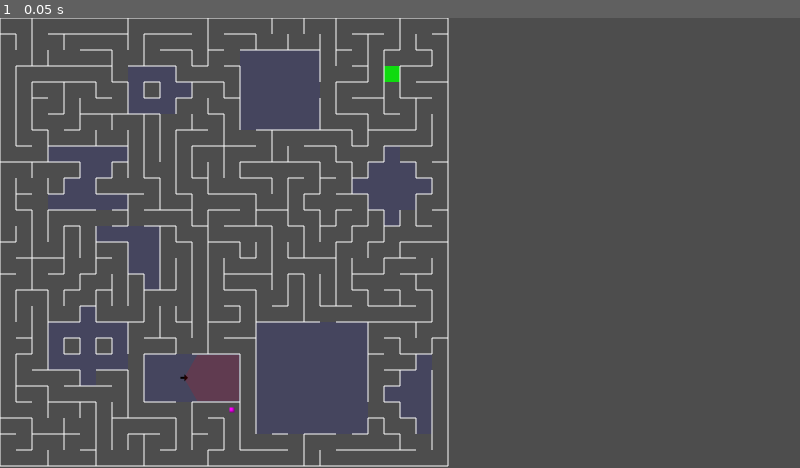
Above: before the commit, frame 1.
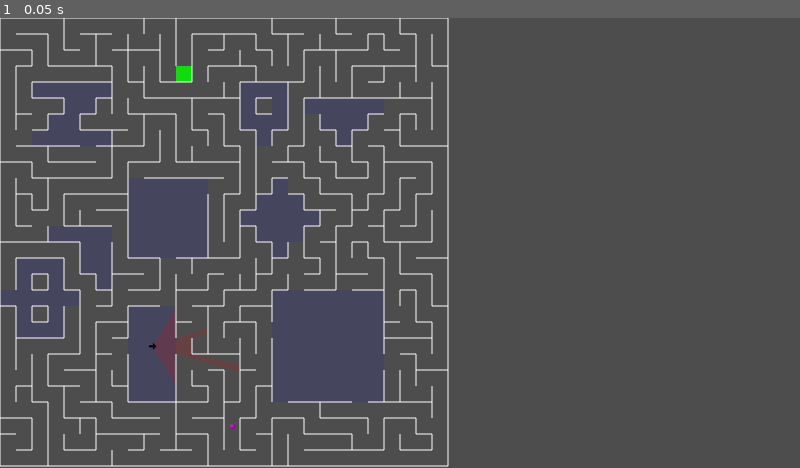
Above: after the commit, the same moment.

Repository: Bahbus/minotaur-maze
Game: Godot game, scene res://prototypes/Prototype.tscn
Same seed, same stepped clock (60 frames per second), same inputs: the game is played once before the commit and once after it.
Inputs:
- Up to frame 1 (0.05 s): no input

The runs differ from the first frame. In frame 1, 6.3% of the frame differs, in the area x 0-56%, y 0-100%.

Commit message:
Big optimization pass
-Refactored and optimized just about everything
-Changed maze generation starting point to random
-Slight increase in room exits for medium and large rooms

Diff:
--- a/src/data/maze.gd
+++ b/src/data/maze.gd
@@ -22,6 +22,10 @@
 var maze = []
 var stack = []
 var rooms = []
+var edge_map := {}
+
+var drawn_walls = []
+var cached_edges = []
 
 @export var player: CharacterBody2D
 @export var minotaur: CharacterBody2D
@@ -36,9 +40,12 @@
 	build_collision_shapes()
 	spawn_player()
 	spawn_minotaur()
+	stack.clear()
 
 # Create the initial array of cells
 func initialize_maze():
+	maze.clear()
+	rooms.clear()
 	for y in range(ROWS):
 		var row_data = []
 		for x in range(COLS):
@@ -53,17 +60,25 @@
 func place_rooms():
 	var available_rooms = RoomDefinitions.get_rooms()
 	available_rooms.shuffle()
+	var available_positions = []
+
+	# Build a list of all valid positions
+	for y in range(1, ROWS - 3):
+		for x in range(1, COLS - 3):
+			available_positions.append(Vector2i(x, y))
+
+	available_positions.shuffle()
+
 	for room in available_rooms:
 		var rotation_angle = [0, -90, 90, 180][randi() % 4]
 		var rotated_room = room.rotate(rotation_angle)
-		for attempt in range(20):
-			var pos = Vector2i(
-				randi() % (COLS - 3) + 1,
-				randi() % (ROWS - 3) + 1
-			)
+
+		# Try placing the room in available positions
+		for pos in available_positions:
 			if can_place_room(rotated_room, pos):
 				apply_room_to_grid(rotated_room, pos)
 				rooms.append({ "room": rotated_room, "position": pos })
+				available_positions.erase(pos)  # Remove used position
 				break
 
 func can_place_room(room, pos: Vector2i) -> bool:
@@ -95,7 +110,10 @@
 
 # Standard DFS maze generation
 func generate_maze():
-	var current_cell = Vector2i(0, 0)
+	var current_cell = Vector2i(randi() % COLS, randi() % ROWS)
+	while not is_type(current_cell, "path"):
+		current_cell = Vector2i(randi() % COLS, randi() % ROWS)
+
 	visit(current_cell)
 	stack.push_back(current_cell)
 	while stack.size() > 0:
@@ -129,22 +147,25 @@
 		print("Exit stairs placed at:", exit_pos)
 
 # Connect rooms to the maze
+# Optimize `connect_room_exits()` by reducing redundant calls
 func connect_room_exits():
 	for room_data in rooms:
 		var pos = room_data["position"]
 		var room = room_data["room"]
 		var perimeter = get_room_perimeter(room.cells, pos)
 		var potential_exits = []
+
 		for abs_pos in perimeter:
 			for offset in [Vector2i(0, -1), Vector2i(1, 0), Vector2i(0, 1), Vector2i(-1, 0)]:
 				var neighbor_pos = abs_pos + offset
-				if is_within_bounds(neighbor_pos) and not is_type(neighbor_pos, "room"):
-					if is_type(neighbor_pos, "path") and has_valid_maze_connection(neighbor_pos):
-						potential_exits.append({ "exit_pos": neighbor_pos, "room_pos": abs_pos })
+				if is_within_bounds(neighbor_pos) and is_type(neighbor_pos, "path"):
+					potential_exits.append({ "exit_pos": neighbor_pos, "room_pos": abs_pos })
+
 		var exit_count = calculate_exit_count(room, pos)
 		var valid_exits = potential_exits.filter(func(e): return not is_type(e["exit_pos"], "room"))
 		valid_exits.shuffle()
 		var chosen = select_non_adjacent_exits(valid_exits, exit_count)
+
 		for exit_data in chosen:
 			remove_wall_between(exit_data["room_pos"], exit_data["exit_pos"])
 
@@ -160,9 +181,8 @@
 	var min_exits = 2
 	var max_exits = max(2, get_room_perimeter(room.cells, pos).size() / 2)
 	var area = room.cells.size()
-	if area < 15:
-		return min_exits
-	return min(min_exits + floor((area - 15) / 10), max_exits)
+	var base_exits = max(2, round((area / 9)+1))
+	return clamp(base_exits, 2, max_exits)
 
 func get_room_perimeter(room_cells: Array, pos: Vector2i) -> Array:
 	var perimeter_cells = []
@@ -180,16 +200,28 @@
 func select_non_adjacent_exits(valid_exits, exit_count):
 	valid_exits.shuffle()
 	var selected = []
+	var occupied_positions := []
+
 	for exit_data in valid_exits:
 		var no_conflict = true
 		for e in selected:
-			if abs(e["exit_pos"].x - exit_data["exit_pos"].x) <= 1 and abs(e["exit_pos"].y - exit_data["exit_pos"].y) <= 1:
+			if abs(e["exit_pos"].x - exit_data["exit_pos"].x) <= 2 and abs(e["exit_pos"].y - exit_data["exit_pos"].y) <= 2:
 				no_conflict = false
 				break
 		if no_conflict:
 			selected.append(exit_data)
+			occupied_positions.append(exit_data["exit_pos"])
 			if selected.size() == exit_count:
 				break
+
+	# Ensure exits are distributed
+	if selected.size() < exit_count and valid_exits.size() > exit_count:
+		for exit_data in valid_exits:
+			if exit_data["exit_pos"] not in occupied_positions:
+				selected.append(exit_data)
+				if selected.size() == exit_count:
+					break
+
 	return selected
 
 # Remove walls between cells
@@ -209,6 +241,7 @@
 		maze[pos.y][pos.x]["walls"][wall_index] = state
 
 # Build rectangular collision shapes for each active wall
+# Optimize collision shape generation to prevent redundant colliders
 func build_collision_shapes():
 	var collision_body = StaticBody2D.new()
 	collision_body.set_collision_layer_value(1, true)
@@ -222,23 +255,27 @@
 			var base_pos = Vector2(x * CELL_SIZE, y * CELL_SIZE)
 			var walls = get_walls(cell_pos)
 			var wall_definitions = [
-				{ "wall": walls[0], "offset": Vector2(CELL_SIZE / 2, WALL_THICKNESS / 2), "extents": Vector2(CELL_SIZE / 2, WALL_THICKNESS / 2) },
-				{ "wall": walls[1], "offset": Vector2(CELL_SIZE - WALL_THICKNESS / 2, CELL_SIZE / 2), "extents": Vector2(WALL_THICKNESS / 2, CELL_SIZE / 2) },
-				{ "wall": walls[2], "offset": Vector2(CELL_SIZE / 2, CELL_SIZE - WALL_THICKNESS / 2), "extents": Vector2(CELL_SIZE / 2, WALL_THICKNESS / 2) },
-				{ "wall": walls[3], "offset": Vector2(WALL_THICKNESS / 2, CELL_SIZE / 2), "extents": Vector2(WALL_THICKNESS / 2, CELL_SIZE / 2) }
+				{ "wall": walls[0], "p1": base_pos, "p2": base_pos + Vector2(CELL_SIZE, 0) },
+				{ "wall": walls[1], "p1": base_pos + Vector2(CELL_SIZE, 0), "p2": base_pos + Vector2(CELL_SIZE, CELL_SIZE) },
+				{ "wall": walls[2], "p1": base_pos + Vector2(0, CELL_SIZE), "p2": base_pos + Vector2(CELL_SIZE, CELL_SIZE) },
+				{ "wall": walls[3], "p1": base_pos, "p2": base_pos + Vector2(0, CELL_SIZE) }
 			]
 			for w in wall_definitions:
 				if w["wall"]:
-					add_wall_collision(collision_body, base_pos + w["offset"], w["extents"])
+					var key = "%s_%s_%s_%s" % [str(w["p1"].x), str(w["p1"].y), str(w["p2"].x), str(w["p2"].y)]
+					if not edge_map.has(key):
+						edge_map[key] = true
+						add_wall_collision(collision_body, (w["p1"] + w["p2"]) / 2, abs(w["p2"] - w["p1"]) / 2)
 
 func add_wall_collision(parent: Node, pos: Vector2, extents: Vector2):
 	var shape = RectangleShape2D.new()
-	shape.extents = extents
+	shape.extents = Vector2(extents.x + WALL_THICKNESS / 2, extents.y + WALL_THICKNESS / 2)  # Adjusted for thickness
 	var collision_shape = CollisionShape2D.new()
 	collision_shape.shape = shape
 	collision_shape.position = pos
 	parent.add_child(collision_shape)
 
+# Optimize `find_valid_spawn_position()` using a flood-fill approach
 func find_valid_spawn_position(exit_pos: Vector2i) -> Vector2i:
 	var step_down = [0.75, 0.6, 0.5, 0.35]
 	for scaler in step_down:
@@ -248,17 +285,13 @@
 			for x in range(COLS):
 				var pos = Vector2i(x, y)
 				if is_type(pos, "path"):
-					if pos.distance_to(exit_pos) >= distance_threshold:
+					if pos.distance_to(exit_pos) >= distance_threshold and get_cell(pos).get("visited", false):
 						valid_positions.append(pos)
 		if valid_positions.size() > 0:
 			return valid_positions[randi() % valid_positions.size()]
 
 	# Fallback if none found
-	for y in range(ROWS):
-		for x in range(COLS):
-			var fallback_pos = Vector2i(x, y)
-			if is_type(fallback_pos, "path"):
-				return fallback_pos
+	print("Spawning fallback")
 	return Vector2i(0, 0)
 
 func spawn_player():
@@ -268,10 +301,10 @@
 	player.position = Vector2(
 		(spawn_pos.x + 0.5) * CELL_SIZE,
 		(spawn_pos.y + 0.5) * CELL_SIZE
-	)
+	) + Vector2(WALL_THICKNESS / 2, WALL_THICKNESS / 2)  # Offset to avoid edge clipping
 	player.maze = self
 	add_child(player)
-	print("Player spawned at:", spawn_pos)
+	print("Player spawned at: ", spawn_pos)
 
 func spawn_minotaur():
 	if rooms.is_empty():
@@ -285,12 +318,17 @@
 	minotaur.position = Vector2(
 		(abs_spawn.x + 0.5) * CELL_SIZE,
 		(abs_spawn.y + 0.5) * CELL_SIZE
-	)
+	) + Vector2(WALL_THICKNESS / 2, WALL_THICKNESS / 2)  # Offset for collision accuracy
 	minotaur.maze = self
 	add_child(minotaur)
-	print("Minotaur spawned at:", abs_spawn, " | Vantage should be (", (abs_spawn.x + 0.5) * CELL_SIZE, ", ", (abs_spawn.y + 0.5) * CELL_SIZE,")")
+	print("Minotaur spawned at: ", abs_spawn,)
 
 func _draw():
+	if drawn_walls.size() > 0:
+		for wall in drawn_walls:
+			draw_line(wall["start"], wall["end"], Color.WHITE, 2)
+		return
+
 	for y in range(ROWS):
 		for x in range(COLS):
 			var cell_pos = Vector2i(x, y)
@@ -298,17 +336,10 @@
 				continue
 			var base_pos = Vector2(x * CELL_SIZE, y * CELL_SIZE)
 			if is_type(cell_pos, "room"):
-				draw_rect(
-					Rect2(base_pos, Vector2(CELL_SIZE, CELL_SIZE)),
-					Color(0, 0, 1, 0.1),
-					true
-				)
+				draw_rect(Rect2(base_pos, Vector2(CELL_SIZE, CELL_SIZE)), Color(0, 0, 1, 0.1), true)
 			if is_type(cell_pos, "exit_stairs"):
-				draw_rect(
-					Rect2(base_pos, Vector2(CELL_SIZE, CELL_SIZE)),
-					Color(0, 1, 0, 0.8),
-					true
-				)
+				draw_rect(Rect2(base_pos, Vector2(CELL_SIZE, CELL_SIZE)), Color(0, 1, 0, 0.8), true)
+
 			var walls = get_cell(cell_pos).get("walls", [true, true, true, true])
 			var wall_positions = [
 				{ "start": base_pos, "end": base_pos + Vector2(CELL_SIZE, 0) },
@@ -316,14 +347,11 @@
 				{ "start": base_pos + Vector2(0, CELL_SIZE), "end": base_pos + Vector2(CELL_SIZE, CELL_SIZE) },
 				{ "start": base_pos, "end": base_pos + Vector2(0, CELL_SIZE) }
 			]
+
 			for dir in range(4):
 				if walls[dir]:
-					draw_line(
-						wall_positions[dir]["start"],
-						wall_positions[dir]["end"],
-						Color.WHITE,
-						2
-					)
+					drawn_walls.append(wall_positions[dir])
+					draw_line(wall_positions[dir]["start"], wall_positions[dir]["end"], Color.WHITE, 2)
 
 func visit(pos: Vector2i):
 	if is_within_bounds(pos):
@@ -385,7 +413,12 @@
 		_:
 			return true
 
+
+
 func gather_maze_edges() -> Array:
+	if cached_edges.size() > 0:
+		return cached_edges  # Use precomputed edges
+
 	var edge_map := {}
 	for y in range(ROWS):
 		for x in range(COLS):
@@ -395,40 +428,28 @@
 			var cell_top_left = Vector2(x * CELL_SIZE, y * CELL_SIZE)
 			var walls = get_walls(cell_pos)
 
-			# Top wall
-			if walls[0]:
-				var p1 = cell_top_left
-				var p2 = cell_top_left + Vector2(CELL_SIZE, 0)
-				add_edge(edge_map, p1, p2)
-
-			# Right wall
-			if walls[1]:
-				var p3 = cell_top_left + Vector2(CELL_SIZE, 0)
-				var p4 = cell_top_left + Vector2(CELL_SIZE, CELL_SIZE)
-				add_edge(edge_map, p3, p4)
-
-			# Bottom wall
-			if walls[2]:
-				var p5 = cell_top_left + Vector2(0, CELL_SIZE)
-				var p6 = cell_top_left + Vector2(CELL_SIZE, CELL_SIZE)
-				add_edge(edge_map, p5, p6)
-
-			# Left wall
-			if walls[3]:
-				var p7 = cell_top_left
-				var p8 = cell_top_left + Vector2(0, CELL_SIZE)
-				add_edge(edge_map, p7, p8)
-
-	var edges = []
-	for key in edge_map:
-		edges.append(edge_map[key])
-	return edges
+			if walls[0]: add_edge(edge_map, cell_top_left, cell_top_left + Vector2(CELL_SIZE, 0))
+			if walls[1]: add_edge(edge_map, cell_top_left + Vector2(CELL_SIZE, 0), cell_top_left + Vector2(CELL_SIZE, CELL_SIZE))
+			if walls[2]: add_edge(edge_map, cell_top_left + Vector2(0, CELL_SIZE), cell_top_left + Vector2(CELL_SIZE, CELL_SIZE))
+			if walls[3]: add_edge(edge_map, cell_top_left, cell_top_left + Vector2(0, CELL_SIZE))
+
+	cached_edges = edge_map.values()
+	return cached_edges
 
 func add_edge(edge_map: Dictionary, p1: Vector2, p2: Vector2) -> void:
-	if p2 < p1:
-		var temp = p1
-		p1 = p2
-		p2 = temp
-	var key = "%s_%s_%s_%s" % [str(p1.x), str(p1.y), str(p2.x), str(p2.y)]
+	# Expand the wall by thickness
+	var direction = (p2 - p1).normalized()  # Get direction of wall
+	var perpendicular = Vector2(-direction.y, direction.x) * (WALL_THICKNESS / 2)
+
+	# Offset edges slightly outward to match actual wall thickness
+	var thick_p1 = p1 - perpendicular
+	var thick_p2 = p2 + perpendicular
+
+	if thick_p2 < thick_p1:
+		var temp = thick_p1
+		thick_p1 = thick_p2
+		thick_p2 = temp
+
+	var key = "%s_%s_%s_%s" % [str(thick_p1.x), str(thick_p1.y), str(thick_p2.x), str(thick_p2.y)]
 	if not edge_map.has(key):
-		edge_map[key] = { "p1": p1, "p2": p2 }
+		edge_map[key] = { "p1": thick_p1, "p2": thick_p2 }
--- a/src/data/minotaur.gd
+++ b/src/data/minotaur.gd
@@ -2,7 +2,9 @@
 
 class_name Minotaur
 
+@onready var vision = $Vision
 @onready var vision_collision = $Vision/CollisionPolygon2D
+
 
 @export var move_speed: int = 40
 @export var charge_speed: int = 120
@@ -22,11 +24,12 @@
 var last_tile: Vector2i = Vector2i(-1, -1)
 
 func _ready():
-	var vision = $Vision
-	if vision:
-		vision.body_entered.connect(_on_vision_body_entered)
-	else:
-		print("❌ ERROR: Vision node not found!")
+	if not vision:
+		push_error("❌ ERROR: Vision node not found!")
+		set_physics_process(false) # Disable physics if Vision is missing
+		return
+	vision.body_entered.connect(_on_vision_body_entered)
+
 
 func _on_vision_body_entered(body):
 	if current_state == State.IDLE:
@@ -37,20 +40,20 @@
 		current_state = State.CHARGING
 
 func _process(delta):
+	if current_state in [State.IDLE, State.STUNNED]:
+		return # Don't detect vision if idle or stunned
 	var player = maze.player
-	if not player:
-		return
+	if check_vision_collision_with_player(player):
+		last_known_player_pos = player.get_tile_position()
+		current_state = State.CHARGING
 
-	# 🔍 Hybrid check: Does the Player's collision bounds touch Vision's collision bounds?
-	if check_vision_collision_with_player(player):
-		last_known_player_pos = maze.player.get_tile_position()
-		current_state = State.CHARGING
 	update_rotation()
 
 func _physics_process(delta):
 	match current_state:
 		State.IDLE:
 			check_for_player_entry()
+			return
 		State.SEARCHING:
 			search_for_player()
 		State.CHARGING:
@@ -60,16 +63,24 @@
 		State.STUNNED:
 			handle_stun(delta)
 
+	# Always apply movement at the end
+	move_and_slide()
+	if current_state == State.CHARGING:
+		for i in range(get_slide_collision_count()):
+			var coll = get_slide_collision(i)
+			if coll:
+				var collider = coll.get_collider()
+				if collider is Player:
+					print("~~~~~~Player caught~~~~~~")
+					# Handle player caught
+				else:
+					print("Minotaur stunned!")
+					reset_state()
+					current_state = State.STUNNED
+					stun_timer = stun_duration
+
 func check_vision_collision_with_player(player: Node2D) -> bool:
-	if not player or not $Vision:
-		return false
-	if current_state == State.IDLE:
-		return false
-	# Direct overlap check
-	if $Vision.is_touching_player():
-		return true
-
-	return false
+	return vision and vision.is_touching_player() and player
 
 func check_for_player_entry():
 	var p_tile = maze.player.get_tile_position()
@@ -86,42 +97,29 @@
 
 func charge_at_player(delta):
 	if direction == Vector2i.ZERO:
-		print("Charge direction zero, something went wrong!")
+		if last_known_player_pos != Vector2i(-1, -1):
+			print("Charging!")
+			direction = (last_known_player_pos - get_tile_position()).sign()
+	if direction == Vector2i.ZERO:
+		print("❌ Failed to determine charge direction! Resetting...")
 		reset_state()
 		current_state = State.WANDERING
 		return
 
-	# Move in 'direction' at charge_speed
 	velocity = Vector2(direction).normalized() * charge_speed
-	move_and_slide()
-
-	# Check collisions
-	for i in range(get_slide_collision_count()):
-		var coll = get_slide_collision(i)
-		if coll:
-			var collider = coll.get_collider()
-			if collider is Player:
-				print("~~~~~~Player caught~~~~~~")
-			else:
-				print("Minotaur stunned!")
-				reset_state()
-				current_state = State.STUNNED
-				stun_timer = stun_duration
-				return
 
 func handle_stun(delta):
 	stun_timer -= delta
 	if stun_timer <= 0:
-		print("Minotaur recovered from stun!")
 		if is_at_target_tile(true):
 			reset_state()
+			print("Minotaur recovered from stun!")
 			pick_new_wander_target()
 			current_state = State.WANDERING
 
 func wander(delta):
 	if target_tile != Vector2i(-1, -1):
 		if not is_at_target_tile():
-			move_and_slide()
 			return
 		else:
 			target_tile = Vector2i(-1, -1)
@@ -130,40 +128,29 @@
 
 func pick_new_wander_target():
 	var current_tile = get_tile_position()
-	var possible_moves = []
-
-	# forward, left, right relative to direction
 	var move_directions = [
 		direction,
 		Vector2i(direction.y, -direction.x),  # rotate left
 		Vector2i(-direction.y, direction.x)   # rotate right
 	]
+	move_directions.shuffle() # Randomizes directions
 
 	for dir_vec in move_directions:
 		var new_tile = current_tile + dir_vec
-		if maze.is_within_bounds(new_tile):
-			if not is_colliding_with_wall(new_tile) and new_tile != last_tile:
-				possible_moves.append(new_tile)
+		if maze.is_within_bounds(new_tile) and not is_colliding_with_wall(new_tile) and new_tile != last_tile:
+			target_tile = new_tile
+			last_tile = current_tile
+			break  # 🚀 Exit loop after finding a valid move
 
-	if possible_moves.size() > 0:
-		target_tile = possible_moves[randi() % possible_moves.size()]
+	# ✅ Ensure Minotaur always moves
+	if target_tile != Vector2i(-1, -1):
+		direction = (target_tile - current_tile).sign()
+		velocity = Vector2(direction).normalized() * move_speed
+	else:
+		print("⚠ Minotaur stuck at ", current_tile, " - No valid moves found! Facing: ", direction, " | Rotating...")
 		last_tile = current_tile
-		direction = (target_tile - current_tile).sign()
+		direction = [Vector2i(-direction.y, direction.x), Vector2i(direction.y, -direction.x)].pick_random()
 
-		set_target_position(target_tile)
-		velocity = Vector2(direction).normalized() * move_speed
-		move_and_slide()
-		return
-
-	print("Minotaur stuck! Rotating...")
-	velocity = Vector2.ZERO
-	last_tile = current_tile
-
-	var turn_options = [
-		Vector2i(-direction.y, direction.x),
-		Vector2i(direction.y, -direction.x)
-	]
-	direction = turn_options[randi() % turn_options.size()]
 
 func get_tile_position() -> Vector2i:
 	# x = column, y = row => tile.x = floor(position.x / CELL_SIZE), tile.y = floor(position.y / CELL_SIZE)
@@ -172,10 +159,7 @@
 	return Vector2i(tile_x, tile_y)
 
 func set_target_position(tile: Vector2i):
-	if tile == Vector2i(-1, -1):
-		pick_new_wander_target()
-		return
-	direction = (tile - get_tile_position()).sign()
+	direction = (tile - get_tile_position()).sign() if tile != Vector2i(-1, -1) else direction
 
 func reset_state():
 	target_tile = Vector2i(-1, -1)
@@ -198,25 +182,8 @@
 		var move_vec = (target_center - position).normalized()
 		var recenter_speed = move_speed / 2
 		velocity = move_vec * recenter_speed
-		move_and_slide()
 	return false
 
 func update_rotation():
-	# If your sprite is drawn to face right at angle=0,
-	# then direction.x>0 (right) => rotation=0, direction.x<0 => rotation=PI, etc.
-	# Adjust as needed for your art.
-
-	if direction == Vector2i(1, 0):
-		# right
-		rotation = 0
-	elif direction == Vector2i(-1, 0):
-		# left
-		rotation = PI
-	elif direction == Vector2i(0, -1):
-		# up
-		rotation = -PI/2
-	elif direction == Vector2i(0, 1):
-		# down
-		rotation = PI/2
-	else:
-		rotation = 0
+	if direction != Vector2i.ZERO:
+		rotation = Vector2(direction).angle()
--- a/src/data/vision.gd
+++ b/src/data/vision.gd
@@ -8,6 +8,10 @@
 var vision_angle = deg_to_rad(fov)  # Minotaur's field of view
 var max_length = 6 * 32  # Vision range (6 tiles)
 var num_rays = fov / 3  # Number of rays cast for accuracy
+var last_position = Vector2.ZERO
+var last_rotation = 0.0
+var cached_player_polygon = PackedVector2Array()
+var last_player_shape_id = 0
 
 func _ready():
 	if polygon:
@@ -16,17 +20,38 @@
 func _process(delta):
 	if not minotaur or not minotaur.maze:
 		return
-
-	# **Step 1: Gather walls**
+	# ✅ Only update vision if the Minotaur or Player moved
+	if global_position != last_position or rotation != last_rotation or minotaur.maze.player.position != last_position:
+		last_position = global_position
+		last_rotation = rotation
+		update_vision()
+
+func update_vision():
 	var edges = minotaur.maze.gather_maze_edges()
-
-	# **Step 2: Compute vision polygon**
 	var poly = build_vision_polygon(edges)
 
-	# **Step 3: Assign polygon to CollisionPolygon2D and Polygon2D**
 	if poly.size() > 2:
-		collision_polygon.polygon = poly
-		polygon.polygon = poly
+		if Geometry2D.is_polygon_clockwise(poly):
+			poly.reverse()
+
+		# ✅ Compute polygon area manually
+		var area = get_polygon_area(poly)
+		if area > 1.0:  # ✅ Ignore nearly-flat polygons
+			collision_polygon.polygon = poly
+			polygon.polygon = poly
+		else:
+			print("⚠ Skipping bad polygon with area:", area, "Points:", poly)
+
+func get_polygon_area(poly: PackedVector2Array) -> float:
+	if poly.size() < 3:
+		return 0.0  # ✅ Invalid polygons have no area
+
+	var area = 0.0
+	for i in range(poly.size()):
+		var p1 = poly[i]
+		var p2 = poly[(i + 1) % poly.size()]  # ✅ Wrap around to first point
+		area += (p1.x * p2.y) - (p2.x * p1.y)
+	return abs(area) / 2.0  # ✅ Shoelace theorem
 
 ### **🎯 Build Properly Ordered Vision Polygon**
 func build_vision_polygon(edges: Array) -> PackedVector2Array:
@@ -83,14 +108,17 @@
 	return end_pos
 
 func clean_polygon(poly: PackedVector2Array) -> PackedVector2Array:
-	var cleaned_poly = PackedVector2Array()
 	if poly.size() < 3:
 		return poly
 
-	cleaned_poly.append(poly[0])
-	for i in range(1, poly.size()):
-		if poly[i].distance_to(cleaned_poly[-1]) > 1.0:
-			cleaned_poly.append(poly[i])
+	var seen = {}  # Hash table for quick lookup
+	var cleaned_poly = PackedVector2Array()
+
+	for p in poly:
+		var key = p.snapped(Vector2(1, 1))  # ✅ More precise rounding
+		if key not in seen:
+			seen[key] = true
+			cleaned_poly.append(p)
 
 	return cleaned_poly
 
@@ -115,25 +143,12 @@
 
 	# 🔍 **Check if polygons are touching**
 	var touching = Geometry2D.intersect_polygons(vision_global, player_global)
-
-	if touching.size() > 0:
-		print("🔥 Minotaur and Player polygons are touching!")
+	var crossing = Geometry2D.intersect_polyline_with_polygon(player_global, vision_global)
+
+	if touching.size() > 0 or crossing.size() > 0:
 		return true
 
 	return false
-
-func filter_forward_facing_edges(edges: Array) -> Array:
-	var filtered_edges = []
-	var forward_direction = Vector2.RIGHT.rotated(minotaur.rotation)  # Minotaur's forward direction
-
-	for edge in edges:
-		var edge_dir = (edge[1] - edge[0]).normalized()
-		var dot_product = forward_direction.dot(edge_dir)  # How much the edge aligns with forward
-
-		if dot_product > 0:  # ✅ Only keep edges in the forward-facing direction
-			filtered_edges.append(edge)
-
-	return filtered_edges
 
 func get_player_collision_polygon() -> PackedVector2Array:
 	var player = minotaur.maze.player
@@ -144,11 +159,15 @@
 	if not collision_shape or not collision_shape.shape:
 		return PackedVector2Array()
 
+	# ✅ Check if shape changed
+	if collision_shape.shape.get_instance_id() == last_player_shape_id:
+		return cached_player_polygon
+
+	last_player_shape_id = collision_shape.shape.get_instance_id()
 	var polygon = PackedVector2Array()
 
 	if collision_shape.shape is ConvexPolygonShape2D:
-		for point in collision_shape.shape.points:
-			polygon.append(point)  # Keep in local space for now
+		polygon.append_array(collision_shape.shape.points)
 
 	elif collision_shape.shape is RectangleShape2D:
 		var extents = collision_shape.shape.extents
@@ -157,6 +176,7 @@
 		polygon.append(Vector2(extents.x, extents.y))
 		polygon.append(Vector2(-extents.x, extents.y))
 
+	cached_player_polygon = polygon
 	return polygon
 
 func get_edges(polygon: PackedVector2Array, offset: Vector2) -> Array:
--- a/src/scenes/minotaur.tscn
+++ b/src/scenes/minotaur.tscn
@@ -13,6 +13,7 @@
 script = ExtResource("1_3y4g8")
 
 [node name="Sprite2D" type="Sprite2D" parent="."]
+position = Vector2(1.78814e-07, -2.38419e-07)
 scale = Vector2(0.8, 0.8)
 texture = ExtResource("2_icwhv")
 
--- a/src/scenes/player.tscn
+++ b/src/scenes/player.tscn
@@ -5,7 +5,7 @@
 [sub_resource type="PlaceholderTexture2D" id="PlaceholderTexture2D_hv57j"]
 
 [sub_resource type="RectangleShape2D" id="RectangleShape2D_rj735"]
-size = Vector2(10, 10)
+size = Vector2(8, 8)
 
 [node name="Player" type="CharacterBody2D"]
 collision_layer = 4
@@ -13,8 +13,7 @@
 script = ExtResource("1_cusn3")
 
 [node name="Sprite2D" type="Sprite2D" parent="."]
-position = Vector2(-7.86781e-06, 1.60933e-05)
-scale = Vector2(10, 10)
+scale = Vector2(8, 8)
 texture = SubResource("PlaceholderTexture2D_hv57j")
 
 [node name="CollisionShape2D" type="CollisionShape2D" parent="."]
